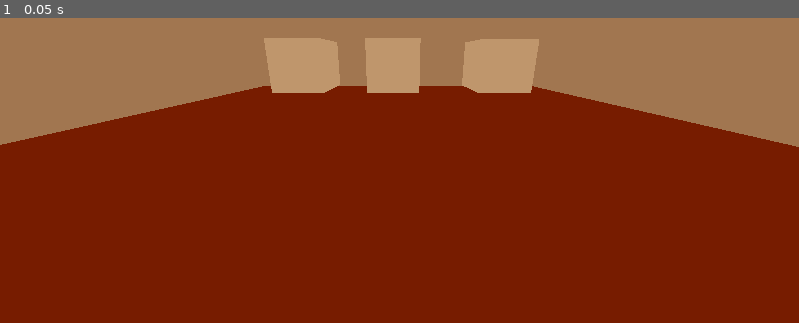
Above: before the commit, frame 1.
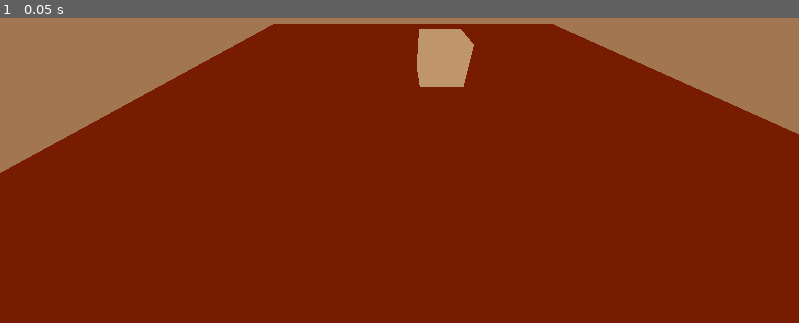
Above: after the commit, the same moment.

Repository: Sara01-s/GGJ2025
Game: Godot game, scene res://main_game.tscn
The game is run twice, just before and just after one commit, with the same random seed, the same clock (stepped at 60 frames per second) and the same inputs.
Inputs:
- Up to frame 1 (0.05 s): no input

The runs differ from the first frame. In frame 1, 14% of the frame differs, in the area x 0-100%, y 1-51%.

Commit message:
ref (recipe): refactored recipe.gd

Diff:
--- a/slasherbubbletea/main_game.tscn
+++ b/slasherbubbletea/main_game.tscn
@@ -14,10 +14,7 @@
 
 [sub_resource type="BoxMesh" id="BoxMesh_wkg5b"]
 
-[sub_resource type="ShaderMaterial" id="ShaderMaterial_vvok2"]
-
 [sub_resource type="StandardMaterial3D" id="StandardMaterial3D_mlimw"]
-next_pass = SubResource("ShaderMaterial_vvok2")
 
 [sub_resource type="PlaneMesh" id="PlaneMesh_u7ypg"]
 
@@ -26,7 +23,7 @@
 [node name="Scene - Main game" type="Node3D"]
 
 [node name="Camera3D" type="Camera3D" parent="."]
-transform = Transform3D(1, 0, 0, 0, 0.975354, 0.220646, 0, -0.220646, 0.975354, 0.11332, 2.195, 4.04)
+transform = Transform3D(1, 0, 0, 0, 0.79653, 0.604599, 0, -0.604599, 0.79653, -0.973457, 3.90487, 4.08787)
 environment = SubResource("Environment_hu4fh")
 current = true
 fov = 100.0
@@ -43,32 +40,9 @@
 [node name="CollisionShape3D" type="CollisionShape3D" parent="Interactables/Area3D"]
 shape = SubResource("BoxShape3D_7sh10")
 script = ExtResource("1_gh4ye")
+_ingredient = 16
 
 [node name="MeshInstance3D" type="MeshInstance3D" parent="Interactables/Area3D"]
-mesh = SubResource("BoxMesh_wkg5b")
-surface_material_override/0 = SubResource("StandardMaterial3D_mlimw")
-script = ExtResource("2_8oy2h")
-
-[node name="Area3D2" type="Area3D" parent="Interactables"]
-transform = Transform3D(1, 0, 0, 0, 1, 0, 0, 0, 1, 2.1346, 1.99616, -0.00406682)
-
-[node name="CollisionShape3D" type="CollisionShape3D" parent="Interactables/Area3D2"]
-shape = SubResource("BoxShape3D_7sh10")
-script = ExtResource("1_gh4ye")
-
-[node name="MeshInstance3D" type="MeshInstance3D" parent="Interactables/Area3D2"]
-mesh = SubResource("BoxMesh_wkg5b")
-surface_material_override/0 = SubResource("StandardMaterial3D_mlimw")
-script = ExtResource("2_8oy2h")
-
-[node name="Area3D3" type="Area3D" parent="Interactables"]
-transform = Transform3D(1, 0, 0, 0, 1, 0, 0, 0, 1, -1.82913, 2.00542, -0.00475085)
-
-[node name="CollisionShape3D" type="CollisionShape3D" parent="Interactables/Area3D3"]
-shape = SubResource("BoxShape3D_7sh10")
-script = ExtResource("1_gh4ye")
-
-[node name="MeshInstance3D" type="MeshInstance3D" parent="Interactables/Area3D3"]
 mesh = SubResource("BoxMesh_wkg5b")
 surface_material_override/0 = SubResource("StandardMaterial3D_mlimw")
 script = ExtResource("2_8oy2h")
@@ -85,15 +59,3 @@
 [connection signal="clicked" from="Interactables/Area3D/CollisionShape3D" to="Interactables/Area3D/MeshInstance3D" method="_on_collision_shape_3d_clicked"]
 [connection signal="enter" from="Interactables/Area3D/CollisionShape3D" to="Interactables/Area3D/MeshInstance3D" method="_on_collision_shape_3d_enter"]
 [connection signal="exit" from="Interactables/Area3D/CollisionShape3D" to="Interactables/Area3D/MeshInstance3D" method="_on_collision_shape_3d_exit"]
-[connection signal="input_event" from="Interactables/Area3D2" to="Interactables/Area3D2/CollisionShape3D" method="_on_area_3d_input_event"]
-[connection signal="mouse_entered" from="Interactables/Area3D2" to="Interactables/Area3D2/CollisionShape3D" method="_on_area_3d_mouse_entered"]
-[connection signal="mouse_exited" from="Interactables/Area3D2" to="Interactables/Area3D2/CollisionShape3D" method="_on_area_3d_mouse_exited"]
-[connection signal="clicked" from="Interactables/Area3D2/CollisionShape3D" to="Interactables/Area3D2/MeshInstance3D" method="_on_collision_shape_3d_clicked"]
-[connection signal="enter" from="Interactables/Area3D2/CollisionShape3D" to="Interactables/Area3D2/MeshInstance3D" method="_on_collision_shape_3d_enter"]
-[connection signal="exit" from="Interactables/Area3D2/CollisionShape3D" to="Interactables/Area3D2/MeshInstance3D" method="_on_collision_shape_3d_exit"]
-[connection signal="input_event" from="Interactables/Area3D3" to="Interactables/Area3D3/CollisionShape3D" method="_on_area_3d_input_event"]
-[connection signal="mouse_entered" from="Interactables/Area3D3" to="Interactables/Area3D3/CollisionShape3D" method="_on_area_3d_mouse_entered"]
-[connection signal="mouse_exited" from="Interactables/Area3D3" to="Interactables/Area3D3/CollisionShape3D" method="_on_area_3d_mouse_exited"]
-[connection signal="clicked" from="Interactables/Area3D3/CollisionShape3D" to="Interactables/Area3D3/MeshInstance3D" method="_on_collision_shape_3d_clicked"]
-[connection signal="enter" from="Interactables/Area3D3/CollisionShape3D" to="Interactables/Area3D3/MeshInstance3D" method="_on_collision_shape_3d_enter"]
-[connection signal="exit" from="Interactables/Area3D3/CollisionShape3D" to="Interactables/Area3D3/MeshInstance3D" method="_on_collision_shape_3d_exit"]
--- a/slasherbubbletea/scripts/interactable.gd
+++ b/slasherbubbletea/scripts/interactable.gd
@@ -18,8 +18,8 @@
 
 func _on_area_3d_input_event(_camera: Node, event: InputEvent, _event_position: Vector3, _normal: Vector3, _shape_idx: int) -> void:
 	var is_clicked = event is InputEventMouseButton \
-							and event.pressed \
-							and event.button_index == MOUSE_BUTTON_LEFT
+						   and event.pressed \
+						   and event.button_index == MOUSE_BUTTON_LEFT
 
 	if event is InputEventMouseButton:
 		if is_clicked:
Not shown: 1 places in slasherbubbletea/main_game.tscn that only renumber resources
